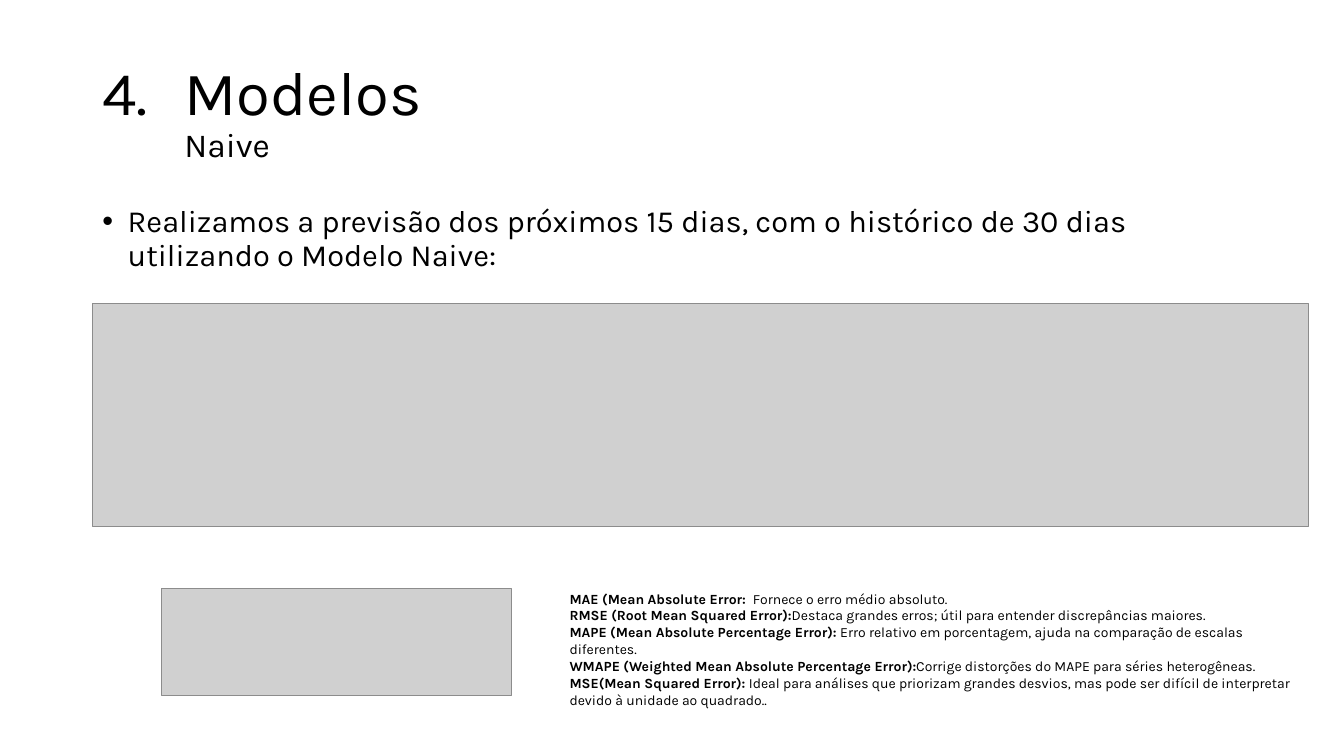
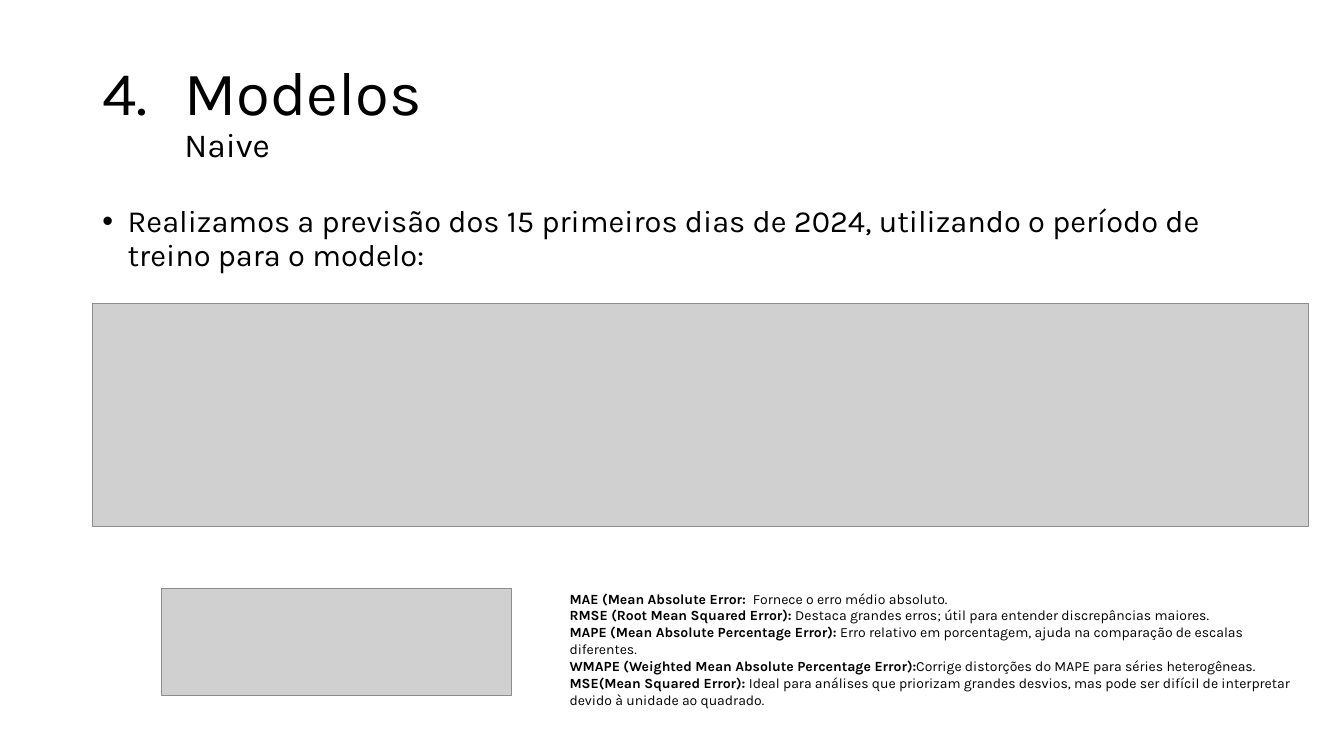
Before and after one commit to jdlmauricio/techalleg_fase_2, a slide deck: slide 9 of Tech Challenge 2.pptx. Drawn at 1344x756 pixels with LibreOffice and Linux fonts; fonts in the diff are those of the drawing; grey boxes stand for pictures; background and template pictures are left out. Boxes give left, top, right and bottom in pixels: in the first picture for what was removed or moved away, otherwise in the second. Text is boxed around its words. In the diff, an @@ line names an element or a change of style, - is before the commit and + after.

```diff
--- a/Tech Challenge 2.pptx
+++ b/Tech Challenge 2.pptx
@@ text at [128, 208, 1199, 273]: text changed @@
-• Realizamos a previsão dos próximos 15 dias, com o histórico de 30 dias utilizando o Modelo Naive:
+• Realizamos a previsão dos 15 primeiros dias de 2024, utilizando o período de treino para o modelo:
@@ text at [570, 609, 1210, 624]: spaces changed @@
-RMSE (Root Mean Squared Error):Destaca grandes erros; útil para entender discrepâncias maiores.
+RMSE (Root Mean Squared Error): Destaca grandes erros; útil para entender discrepâncias maiores.
```
Also in this commit, not shown: 4 other slides changed, 3 slides added, 7 slides removed.
